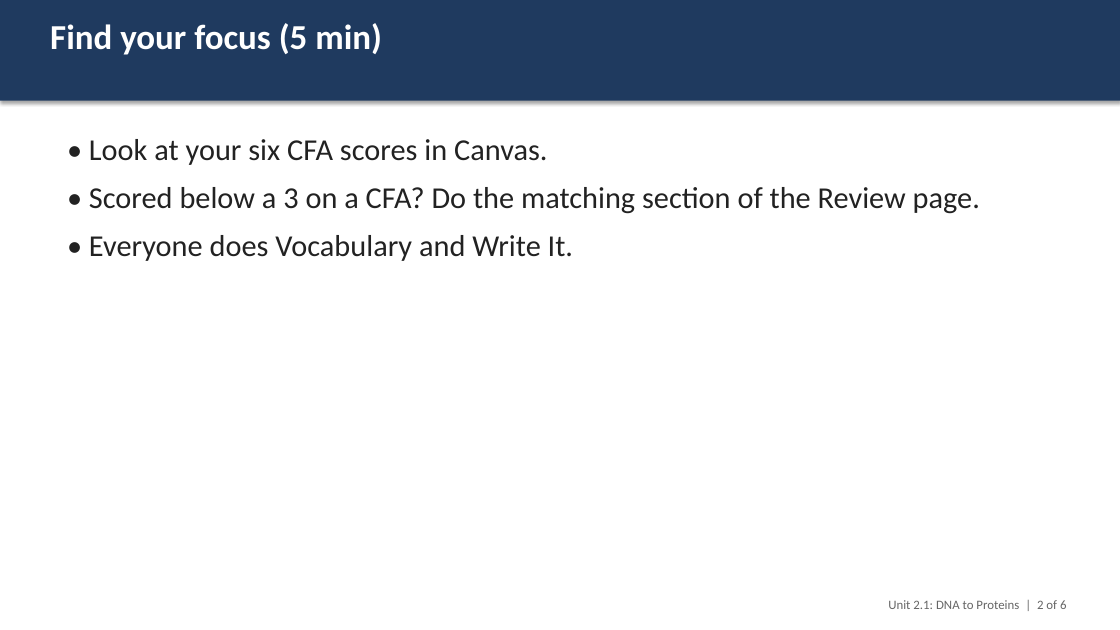
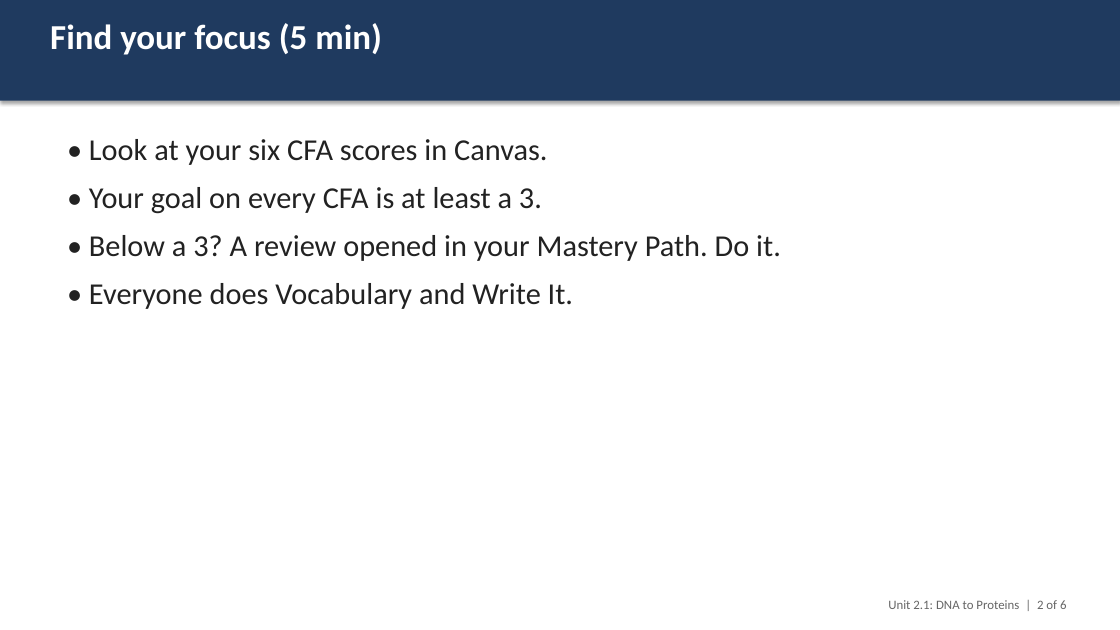
Before and after one commit to ellenrenick/LivingEarth, a slide deck: slide 2 of assessments/HS-LS1-1/slides/Day_7_Review_and_back_to_the_cat.pptx. Drawn at 1120x630 pixels with LibreOffice and Linux fonts; fonts in the diff are those of the drawing. Boxes give left, top, right and bottom in pixels: in the first picture for what was removed or moved away, otherwise in the second. Text is boxed around its words. In the diff, an @@ line names an element or a change of style, - is before the commit and + after.

```diff
--- a/assessments/HS-LS1-1/slides/Day_7_Review_and_back_to_the_cat.pptx
+++ b/assessments/HS-LS1-1/slides/Day_7_Review_and_back_to_the_cat.pptx
@@ text at box(89, 187, 781, 261): text changed @@
-• Scored below a 3 on a CFA? Do the matching section of the Review page.
+• Your goal on every CFA is at least a 3.
+• Below a 3? A review opened in your Mastery Path. Do it.
```
Also in this commit, not shown: 1 other slide changed, 11 other files.
